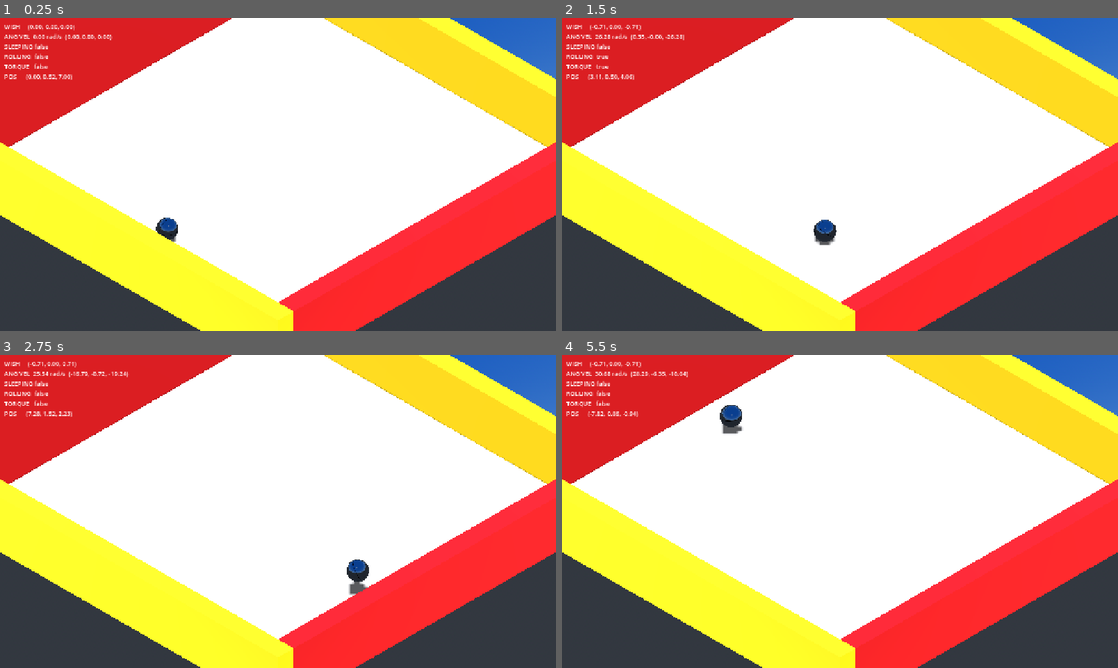
Above: before the commit, frames 1-4 (two rows, left to right).
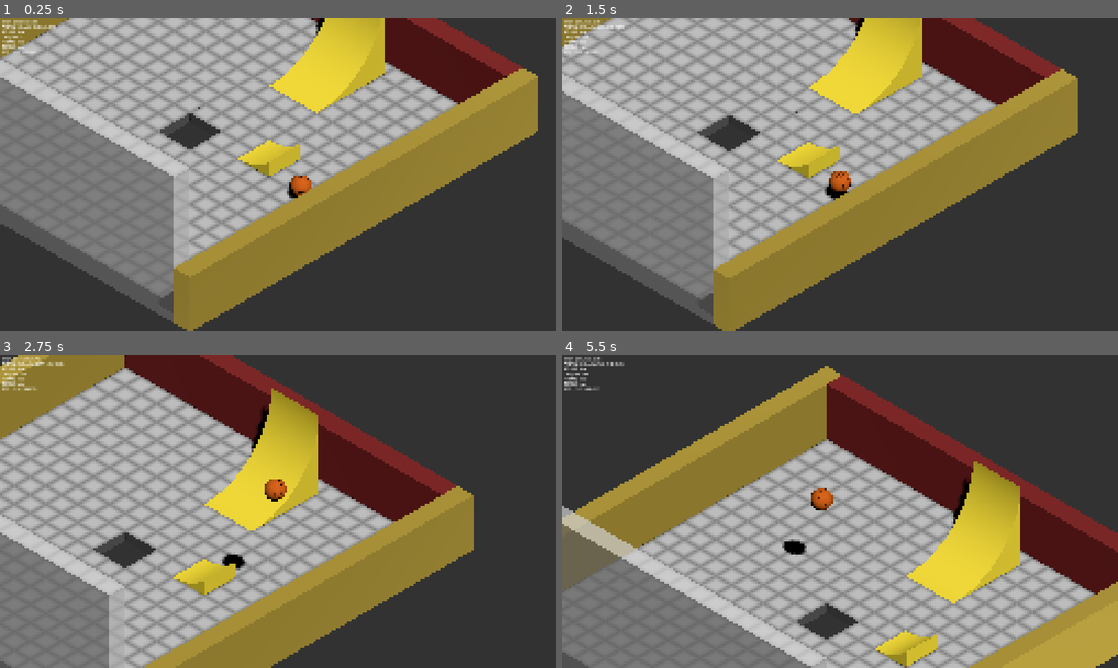
Above: after the commit, the same moments.

Repository: abyde/ball_game
Game: Godot game, scene res://scenes/main.tscn
Same seed, same stepped clock (60 frames per second), same inputs: the game is played once before the commit and once after it.
Inputs:
- Up to frame 1 (0.25 s): no input
- Up to frame 2 (1.5 s): hold D (roll_right) 0.53-1.28 s; hold Space (jump, bound only after the commit) 0.53-1.28 s; hold S (roll_backward) from 1.28 s (still down); tap Space (jump, bound only after the commit) at 1.35 s
- Up to frame 3 (2.75 s): tap Space (jump, bound only after the commit) at 1.52, 1.82 s; release S (roll_backward) at 2.03 s; hold D (roll_right) from 2.03 s (still down); hold Space (jump, bound only after the commit) from 2.03 s (still down)
- Up to frame 4 (5.5 s): release D (roll_right) at 2.78 s; release Space (jump, bound only after the commit) at 2.78 s; hold W (roll_forward) 2.78-3.53 s; tap Space (jump, bound only after the commit) at 2.85, 3.02, 3.32, 4.35, 4.52, 4.82 s; hold Space (jump, bound only after the commit) 3.53-4.28 s; hold A (roll_left) 3.53-5.03 s; hold S (roll_backward) from 5.03 s (still down); hold Space (jump, bound only after the commit) from 5.03 s (still down)

The runs differ from the first frame. In frame 1, 87% of the frame differs, in the area x 0-100%, y 0-100%; in frame 2, 89%; in frame 3, 93%; in frame 4, 100%.

Commit message:
Reorient camera, add ramps, jump, basketball ball, semi-transparent wall
Camera: flip ISO_DIR x-component so both world X and Z increase left-to-right
on screen. Movement directions in ball.gd updated to match. Sun re-angled via
editor gizmo to compensate.

Room 01: split monolithic floor into four sections (N/S/E/W strips) with a
custom grid shader. Added two quarter-pipe ramps (CurveRampEast,
CurveRampNorth) built by the new quarter_curve.gd procedural script. Renamed
WallWest → WallS with a semi-transparent material (transparency = Alpha) so
the ramp area behind it remains visible. New floor.gdshader and ramp.gdshader
added.

Ball: switched to basketball.gdshader with orange pebbled appearance. Added
spacebar jump mechanic (jump_strength = 5, 100 ms cooldown, only when grounded).
Reduced torque_strength 15 → 5.

Project: added jump input action (Space), raised directional shadow resolution
to 8192, updated viewport to 2560×1440.

Co-Authored-By: Claude Sonnet 4.6 <noreply@anthropic.com>

Diff:
--- a/project.godot
+++ b/project.godot
@@ -21,8 +21,8 @@
 
 [display]
 
-window/size/viewport_width=1280
-window/size/viewport_height=720
+window/size/viewport_width=2560
+window/size/viewport_height=1440
 window/stretch/mode="canvas_items"
 
 [input]
@@ -51,3 +51,12 @@
 , Object(InputEventKey,"resource_local_to_scene":false,"resource_name":"","device":-1,"window_id":0,"alt_pressed":false …(186 unchanged characters)…
 ]
 }
+jump={
+"deadzone": 0.5,
+"events": [Object(InputEventKey,"resource_local_to_scene":false,"resource_name":"","device":-1,"window_id":0,"alt_pressed":false,"shift_pressed":false,"ctrl_pressed":false,"meta_pressed":false,"pressed":false,"keycode":0,"physical_keycode":32,"key_label":0,"unicode":32,"location":0,"echo":false,"script":null)
+]
+}
+
+[rendering]
+
+lights_and_shadows/directional_shadow/size=8192
--- a/scenes/ball/ball.tscn
+++ b/scenes/ball/ball.tscn
@@ -1,7 +1,7 @@
 [gd_scene format=3 uid="uid://nj1ecwsfgtuc"]
 
 [ext_resource type="Script" uid="uid://bj70502dv61en" path="res://scripts/ball.gd" id="1_ball"]
-[ext_resource type="Shader" uid="uid://dmqb6fm32kspu" path="res://shaders/boule.gdshader" id="3_shader"]
+[ext_resource type="Shader" uid="uid://dc1pl1qgxs8um" path="res://shaders/basketball.gdshader" id="3_shader"]
 
 [sub_resource type="PhysicsMaterial" id="PhysicsMaterial_1"]
 rough = true
@@ -14,12 +14,12 @@
 [sub_resource type="ShaderMaterial" id="BouleMat_1"]
 render_priority = 0
 shader = ExtResource("3_shader")
-shader_parameter/ball_color = Color(0.7, 0.72, 0.75, 1)
-shader_parameter/ridge_color = Color(0.1, 0.1, 0.11, 1)
-shader_parameter/ridge_width = 0.04
-shader_parameter/metallic_val = 0.92
-shader_parameter/roughness_val = 0.08
-shader_parameter/ridge_depth = 0.8
+shader_parameter/ball_color = Color(0.82, 0.36, 0.07, 1)
+shader_parameter/seam_color = Color(0.07, 0.04, 0.02, 1)
+shader_parameter/seam_width = 0.04
+shader_parameter/pebble_amount = 0.055
+shader_parameter/roughness_val = 0.78
+shader_parameter/specular_val = 0.22
 
 [node name="Ball" type="RigidBody3D" unique_id=222043442]
 physics_material_override = SubResource("PhysicsMaterial_1")
--- a/scenes/main.tscn
+++ b/scenes/main.tscn
@@ -14,15 +14,13 @@
 sky_material = SubResource("SkyMat_1")
 
 [sub_resource type="Environment" id="Environment_1"]
-background_mode = 2
+background_mode = 1
+background_color = Color(0.19434926, 0.19434929, 0.1943492, 1)
 sky = SubResource("Sky_1")
 ambient_light_source = 2
 ambient_light_color = Color(1, 1, 1, 1)
-ambient_light_energy = 0.1
+ambient_light_energy = 0.0
 ssr_enabled = true
-ssr_max_steps = 64
-ssr_fade_in = 0.15
-ssr_fade_out = 2.0
 ssr_depth_tolerance = 0.2
 
 [node name="Main" type="Node3D" unique_id=1299380502]
@@ -32,13 +30,16 @@
 environment = SubResource("Environment_1")
 
 [node name="Sun" type="DirectionalLight3D" parent="." unique_id=349709971]
-transform = Transform3D(0.70710677, -0.579228, 0.4055798, 0, 0.57357645, 0.81915206, -0.70710677, -0.579228, 0.4055798, 0, 0, 0)
-light_energy = 0.9
+transform = Transform3D(0.9241598, 0.3129211, -0.21910961, 9.8958175e-09, 0.5735764, 0.8191521, 0.382006, -0.75702757, 0.53007627, 0, 0, 0)
 shadow_enabled = true
+shadow_blur = 0.7
+directional_shadow_max_distance = 30.0
+sky_mode = 1
 
 [node name="Camera3D" type="Camera3D" parent="." unique_id=1929300971]
 script = ExtResource("2_cam")
 
 [node name="Ball" parent="." unique_id=493170629 instance=ExtResource("3_ball")]
+transform = Transform3D(0.69958854, 0, 0.71454597, 0, 1, 0, -0.71454597, 0, 0.69958854, 0, 0, 0)
 
 [node name="RoomContainer" type="Node3D" parent="." unique_id=2027550678]
--- a/scenes/rooms/room_01.tscn
+++ b/scenes/rooms/room_01.tscn
@@ -1,20 +1,31 @@
 [gd_scene format=3 uid="uid://buxops3344ec0"]
 
 [ext_resource type="Script" uid="uid://derrbg6tkwoxm" path="res://scripts/exit_trigger.gd" id="1_exit"]
+[ext_resource type="Shader" uid="uid://84geo1wsyyit" path="res://shaders/floor.gdshader" id="2_floor"]
+[ext_resource type="Script" uid="uid://3nejjg2nd0bs" path="res://scripts/quarter_curve.gd" id="3_ramp"]
 
 [sub_resource type="PhysicsMaterial" id="FloorPhys"]
 friction = 0.7
 bounce = 0.1
 
-[sub_resource type="BoxShape3D" id="FloorShape"]
-size = Vector3(20, 0.5, 20)
-
-[sub_resource type="BoxMesh" id="FloorMesh"]
-size = Vector3(20, 0.5, 20)
-
-[sub_resource type="StandardMaterial3D" id="FloorMat"]
-albedo_color = Color(1, 1, 1, 1)
-roughness = 0.85
+[sub_resource type="BoxShape3D" id="FloorShapeNS"]
+size = Vector3(20, 0.5, 9)
+
+[sub_resource type="BoxMesh" id="FloorMeshNS"]
+size = Vector3(20, 0.5, 9)
+
+[sub_resource type="ShaderMaterial" id="FloorMat"]
+render_priority = 0
+shader = ExtResource("2_floor")
+shader_parameter/base_color = Color(0.8, 0.8, 0.8, 1)
+shader_parameter/line_color = Color(0.35, 0.35, 0.35, 1)
+shader_parameter/line_width = 0.05
+
+[sub_resource type="BoxShape3D" id="FloorShapeEW"]
+size = Vector3(9, 0.5, 2)
+
+[sub_resource type="BoxMesh" id="FloorMeshEW"]
+size = Vector3(9, 0.5, 2)
 
 [sub_resource type="PhysicsMaterial" id="PhysicsMaterial_1ydvn"]
 bounce = 0.4
@@ -26,11 +37,7 @@
 size = Vector3(22, 3, 1)
 
 [sub_resource type="StandardMaterial3D" id="WallMat"]
-albedo_color = Color(1.0, 0.85, 0.0, 1)
-roughness = 0.9
-
-[sub_resource type="StandardMaterial3D" id="WallMatEW"]
-albedo_color = Color(0.85, 0.1, 0.1, 1)
+albedo_color = Color(0.7, 0.6, 0.2, 1)
 roughness = 0.9
 
 [sub_resource type="PhysicsMaterial" id="PhysicsMaterial_bbo4o"]
@@ -42,30 +49,75 @@
 [sub_resource type="BoxMesh" id="WallMeshEW"]
 size = Vector3(1, 3, 20)
 
+[sub_resource type="StandardMaterial3D" id="WallMatEW"]
+albedo_color = Color(0.5, 0.1, 0.1, 1)
+roughness = 0.9
+
+[sub_resource type="BoxShape3D" id="WallShapeS"]
+size = Vector3(1, 12, 20)
+
+[sub_resource type="BoxMesh" id="WallMeshS"]
+size = Vector3(1, 8, 20)
+
+[sub_resource type="StandardMaterial3D" id="WallMatS"]
+transparency = 1
+albedo_color = Color(0.9, 0.9, 0.9, 0.7)
+roughness = 0.1
+
 [sub_resource type="BoxShape3D" id="ExitShapeNS"]
 size = Vector3(20, 4, 1)
 
 [sub_resource type="BoxShape3D" id="ExitShapeEW"]
 size = Vector3(1, 4, 20)
 
-[sub_resource type="BoxShape3D" id="WallShapeWest"]
-size = Vector3(1, 12, 20)
-
-[sub_resource type="BoxMesh" id="WallMeshWest"]
-size = Vector3(1, 12, 20)
-
 [node name="Room01" type="Node3D" unique_id=1430543274]
 
-[node name="Floor" type="StaticBody3D" parent="." unique_id=805589491]
-transform = Transform3D(1, 0, 0, 0, 1, 0, 0, 0, 1, 0, -0.25, 0)
-physics_material_override = SubResource("FloorPhys")
-
-[node name="Shape" type="CollisionShape3D" parent="Floor" unique_id=735772868]
-shape = SubResource("FloorShape")
-
-[node name="Mesh" type="MeshInstance3D" parent="Floor" unique_id=197127806]
-gi_mode = 0
-mesh = SubResource("FloorMesh")
+[node name="FloorNorth" type="StaticBody3D" parent="." unique_id=100000001]
+transform = Transform3D(1, 0, 0, 0, 1, 0, 0, 0, 1, 0, -0.25, -5.5)
+physics_material_override = SubResource("FloorPhys")
+
+[node name="Shape" type="CollisionShape3D" parent="FloorNorth" unique_id=100000002]
+shape = SubResource("FloorShapeNS")
+
+[node name="Mesh" type="MeshInstance3D" parent="FloorNorth" unique_id=100000003]
+gi_mode = 0
+mesh = SubResource("FloorMeshNS")
+surface_material_override/0 = SubResource("FloorMat")
+
+[node name="FloorSouth" type="StaticBody3D" parent="." unique_id=100000004]
+transform = Transform3D(1, 0, 0, 0, 1, 0, 0, 0, 1, 0, -0.25, 5.5)
+physics_material_override = SubResource("FloorPhys")
+
+[node name="Shape" type="CollisionShape3D" parent="FloorSouth" unique_id=100000005]
+shape = SubResource("FloorShapeNS")
+
+[node name="Mesh" type="MeshInstance3D" parent="FloorSouth" unique_id=100000006]
+gi_mode = 0
+mesh = SubResource("FloorMeshNS")
+surface_material_override/0 = SubResource("FloorMat")
+
+[node name="FloorWest" type="StaticBody3D" parent="." unique_id=100000007]
+transform = Transform3D(1, 0, 0, 0, 1, 0, 0, 0, 1, -5.5, -0.25, 0)
+physics_material_override = SubResource("FloorPhys")
+
+[node name="Shape" type="CollisionShape3D" parent="FloorWest" unique_id=100000008]
+shape = SubResource("FloorShapeEW")
+
+[node name="Mesh" type="MeshInstance3D" parent="FloorWest" unique_id=100000009]
+gi_mode = 0
+mesh = SubResource("FloorMeshEW")
+surface_material_override/0 = SubResource("FloorMat")
+
+[node name="FloorEast" type="StaticBody3D" parent="." unique_id=100000010]
+transform = Transform3D(1, 0, 0, 0, 1, 0, 0, 0, 1, 5.5, -0.25, 0)
+physics_material_override = SubResource("FloorPhys")
+
+[node name="Shape" type="CollisionShape3D" parent="FloorEast" unique_id=100000011]
+shape = SubResource("FloorShapeEW")
+
+[node name="Mesh" type="MeshInstance3D" parent="FloorEast" unique_id=100000012]
+gi_mode = 0
+mesh = SubResource("FloorMeshEW")
 surface_material_override/0 = SubResource("FloorMat")
 
 [node name="WallNorth" type="StaticBody3D" parent="." unique_id=1194882188]
@@ -103,16 +155,16 @@
 mesh = SubResource("WallMeshEW")
 surface_material_override/0 = SubResource("WallMatEW")
 
-[node name="WallWest" type="StaticBody3D" parent="." unique_id=1302384742]
-transform = Transform3D(1, 0, 0, 0, 1, 0, 0, 0, 1, -10.5, 6.0, 0)
-
-[node name="Shape" type="CollisionShape3D" parent="WallWest" unique_id=1138129532]
-shape = SubResource("WallShapeWest")
-
-[node name="Mesh" type="MeshInstance3D" parent="WallWest" unique_id=1565789233]
-gi_mode = 0
-mesh = SubResource("WallMeshWest")
-surface_material_override/0 = SubResource("WallMatEW")
+[node name="WallS" type="StaticBody3D" parent="." unique_id=1302384742]
+transform = Transform3D(1, 0, 0, 0, 1, 0, 0, 0, 1, -10.5, 4, 0)
+
+[node name="Shape" type="CollisionShape3D" parent="WallS" unique_id=1138129532]
+shape = SubResource("WallShapeS")
+
+[node name="Mesh" type="MeshInstance3D" parent="WallS" unique_id=1565789233]
+gi_mode = 0
+mesh = SubResource("WallMeshS")
+surface_material_override/0 = SubResource("WallMatS")
 
 [node name="ExitNorth" type="Area3D" parent="." unique_id=1907895781]
 transform = Transform3D(1, 0, 0, 0, 1, 0, 0, 0, 1, 0, 1, -8.5)
@@ -145,5 +197,20 @@
 [node name="Shape" type="CollisionShape3D" parent="ExitWest" unique_id=1071255601]
 shape = SubResource("ExitShapeEW")
 
+[node name="CurveRampEast" type="StaticBody3D" parent="." unique_id=300000001]
+transform = Transform3D(1, 0, 0, 0, 1, 0, 0, 0, 1, 0, 0, 3)
+script = ExtResource("3_ramp")
+x_max = 2.0
+z_high = 2.0
+y_high = 2.0
+
+[node name="CurveRampNorth" type="StaticBody3D" parent="." unique_id=300000002]
+transform = Transform3D(0, 0, 1, 0, 1, 0, 1, 0, 0, 5, 0, 0)
+script = ExtResource("3_ramp")
+x_max = 3.0
+z_high = 3.0
+y_high = 3.0
+sweep = 1.57
+
 [node name="BallStart" type="Node3D" parent="." unique_id=228539343]
 transform = Transform3D(1, 0, 0, 0, 1, 0, 0, 0, 1, 0, 0, 7)
--- a/scripts/ball.gd
+++ b/scripts/ball.gd
@@ -1,7 +1,7 @@
 extends RigidBody3D
 
 ## Torque applied per physics frame in response to player input.
-@export var torque_strength: float = 15.0
+@export var torque_strength: float = 5.0
 
 ## Maximum angular speed (rad/s) the player input can spin the ball to.
 ## Does not cap physics-induced spinning (e.g. bouncing off walls).
@@ -11,11 +11,19 @@
 ## In air, damping is 0 — the ball spins freely (conservation of momentum).
 @export var rolling_damp: float = 0.99
 
+## Upward impulse applied when the player jumps (N·s; with mass=1 kg this equals m/s).
+@export var jump_strength: float = 5.0
+
+# timestamp of last jump
+var _last_jumped: int
+# 100 milliseconds cool-down on jumping
+const jump_cooldown: int = 100
+
 # ── Isometric world-space movement directions ────────────────────────────────
-const ISO_FWD   := Vector3(  0.707107, 0.0,  0.707107)  # W  / Up arrow
-const ISO_BACK  := Vector3( -0.707107, 0.0, -0.707107)  # S  / Down arrow
-const ISO_LEFT  := Vector3(  0.707107, 0.0, -0.707107)  # A  / Left arrow
-const ISO_RIGHT := Vector3( -0.707107, 0.0,  0.707107)  # D  / Right arrow
+const ISO_FWD   := Vector3( -0.707107, 0.0,  0.707107)  # W  / Up arrow
+const ISO_BACK  := Vector3(  0.707107, 0.0, -0.707107)  # S  / Down arrow
+const ISO_LEFT  := Vector3(  0.707107, 0.0,  0.707107)  # A  / Left arrow
+const ISO_RIGHT := Vector3( -0.707107, 0.0, -0.707107)  # D  / Right arrow
 
 ## Emitted when the ball falls through the death plane (y < -20).
 signal fell_off_world
@@ -38,9 +46,7 @@
 	_contact_ids.resize(_num_contacts)
 	for i in _num_contacts:
 		_contact_ids[i] = state.get_contact_collider(i)
-
 	_rolling = _num_contacts > 0
-
 
 func _physics_process(_delta: float) -> void:
 	# ── Gather input ─────────────────────────────────────────────────────────
@@ -67,6 +73,16 @@
 	if _rolling:
 		angular_velocity = angular_velocity * rolling_damp
 
+	# ── Jump ─────────────────────────────────────────────────────────────────
+	var jump_pressed = Input.is_action_pressed("jump")
+	# Input.is_action_just_pressed("jump"):
+	var jumping = false
+	var now = Time.get_ticks_msec()
+	if _rolling and jump_pressed and now > _last_jumped + jump_cooldown:
+		_last_jumped = now
+		jumping = true
+		apply_central_impulse(Vector3.UP * jump_strength)
+
 	# ── Death plane ───────────────────────────────────────────────────────────
 	if global_position.y < -20.0:
 		fell_off_world.emit()
@@ -75,8 +91,9 @@
 	_dbg_label.text = (
 		"WISH     %s\n" % _fmt(wish) +
 		"ANG VEL  %.2f rad/s  %s\n" % [angular_velocity.length(), _fmt(angular_velocity)] +
-		"SLEEPING %s\n" % sleeping +
 		"ROLLING  %s\n" % _rolling +
+		"LAST JUMP %s\n" % _last_jumped +
+		"JUMPING  %s\n" % jumping +
 		"TORQUE   %s\n" % _dbg_torque_applied +
 		"POS      %s" % _fmt(global_position)
 #		+ "\nContacts %s" % _num_contacts
--- a/scripts/camera_iso.gd
+++ b/scripts/camera_iso.gd
@@ -13,8 +13,9 @@
 @export var view_size: float = 14.0
 
 # Camera sits at  target + ISO_DIR * view_distance  and looks back toward target.
-# (1,1,1) normalized = the classic isometric view axis (45° yaw, ~35.26° pitch).
-const _ISO_DIR := Vector3(0.577350, 0.577350, 0.577350)
+# (-1,1,1) normalized: camera is left-back-above, giving screen-right = (+x,0,+z)/√2
+# so both world X and world Z increase from left to right on screen.
+const _ISO_DIR := Vector3(-0.577350, 0.577350, 0.577350)
 
 func _ready() -> void:
 	projection = PROJECTION_ORTHOGONAL
@@ -36,6 +37,6 @@
 	global_position = center + _ISO_DIR * view_distance
 	# look_at the point directly below the camera along the iso axis.
 	# Using Vector3.UP as the "up" hint gives the standard iso orientation:
-	#   screen-right  = world (1, 0, -1) / sqrt(2)
-	#   screen-up     = world (-1, 2, -1) / sqrt(6)
+	#   screen-right  = world (1, 0,  1) / sqrt(2)
+	#   screen-up     = world (1, 2, -1) / sqrt(6)
 	look_at(center, Vector3.UP)
--- /dev/null
+++ b/scripts/quarter_curve.gd
@@ -0,0 +1,127 @@
+extends StaticBody3D
+# Procedural quarter pipe (circular prism) ramp.
+# Builds its own ArrayMesh and ConcavePolygonShape3D from the export parameters.
+# Attach this script to a StaticBody3D node; no children needed in the scene.
+
+@export var x_min  : float = 0.0
+@export var x_max  : float = 1.0
+@export var z_low  : float = 0.0  # z at the low/front end  (y = y_low)
+@export var z_high : float = 1.0  # z at the high/back end  (y = y_high)
+@export var y_low  : float = 0.0
+@export var y_high : float = 1.0
+@export var segments : int = 10
+
+# must be less than or equal to PI/2 or weird shit will happen
+@export var sweep  : float = PI/4
+
+func _ready() -> void:
+	_build()
+
+const sq2 = sqrt(2)
+
+func _build() -> void:
+	# we're doing a quarter circle, so z_high is at z_low + z_scale/sqrt(2)
+	# ... same for y
+	var z_scale = (z_high - z_low)*sq2
+	var y_scale = (y_high - y_low)*sq2
+	# center is at z_low, y_low + y_scale
+	var cy = y_low + y_scale
+	var angle_per_face = sweep/segments
+
+	#
+	# .
+	# |\
+	# | \
+	# |  \
+	# +--^
+	# faces must be wound anti-clockwise
+	# (segments+1) curve rings; side faces and end face
+	var v : Array[Vector3] = []
+	var b : Array[Vector3] = []
+	# Exact outward-pointing surface normals at each curve ring vertex.
+	# At angle a on a cylinder of this orientation: n = (0, cos(a), -sin(a)).
+	var vn : Array[Vector3] = []
+
+	var size = 2*(segments+1)
+	v.resize(size)
+	b.resize(size)
+	vn.resize(segments+1)
+
+	for f in segments+1:
+		var i = 2*f
+		var angle = f * angle_per_face
+		v[i]   = Vector3(x_min, cy - y_scale * cos(angle), z_low + z_scale * sin(angle))
+		v[i+1] = Vector3(x_max, v[i].y, v[i].z)
+		b[i]   = Vector3(x_min, y_low, v[i].z)
+		b[i+1] = Vector3(x_max, y_low, v[i].z)
+		vn[f]  = Vector3(0.0, cos(angle), -sin(angle))
+
+	# ── Accumulate geometry ───────────────────────────────────────────────────
+	var vdata : Array[Vector3] = []
+	var ndata : Array[Vector3] = []
+
+	var left  = Vector3(-1.0, 0.0, 0.0)
+	var right = Vector3( 1.0, 0.0, 0.0)
+	for f in segments:
+		var i = 2*f
+		# left side, top (smooth), right side
+		_quad(vdata, ndata, v[i],   b[i],   b[i+2], v[i+2], left)
+		_smooth_quad(vdata, ndata, v[i+1], v[i], v[i+2], v[i+3], vn[f], vn[f+1])
+		_quad(vdata, ndata, b[i+3], b[i+1], v[i+1], v[i+3], right)
+
+	# back side
+	_quad(vdata, ndata, b[size-2], b[size-1], v[size-1], v[size-2], Vector3(0.0, 0.0, 1.0))
+
+	# ── Build ArrayMesh ───────────────────────────────────────────────────────
+	var arrays : Array = []
+	arrays.resize(Mesh.ARRAY_MAX)
+	arrays[Mesh.ARRAY_VERTEX] = PackedVector3Array(vdata)
+	arrays[Mesh.ARRAY_NORMAL] = PackedVector3Array(ndata)
+
+	var arr_mesh := ArrayMesh.new()
+	arr_mesh.add_surface_from_arrays(Mesh.PRIMITIVE_TRIANGLES, arrays)
+
+	var mat := StandardMaterial3D.new()
+	mat.albedo_color = Color(1.0, 0.9, 0.2)
+	mat.roughness = 0.8
+
+	var mi := MeshInstance3D.new()
+	mi.mesh = arr_mesh
+	mi.set_surface_override_material(0, mat)
+	add_child(mi)
+
+	# ── Concave trimesh collision shape ────────────────────────────────────────
+	# ConcavePolygonShape3D matches the exact triangle geometry, so the ball
+	# rolls on the true curved surface rather than the convex hull.
+	var shape := ConcavePolygonShape3D.new()
+	shape.backface_collision = true
+	shape.set_faces(PackedVector3Array(vdata))
+	var cs := CollisionShape3D.new()
+	cs.shape = shape
+	add_child(cs)
+
+# ── Geometry helpers ──────────────────────────────────────────────────────────
+
+func _quad(vdata: Array[Vector3], ndata: Array[Vector3],
+		a: Vector3, b: Vector3, c: Vector3, d: Vector3, n: Vector3) -> void:
+	for pt in [a, c, b, a, d, c]:
+		vdata.append(pt)
+		ndata.append(n)
+
+# Curved quad with per-vertex normals that vary linearly across the arc:
+# n_start is applied at vertices a and b (start of arc segment),
+# n_end is applied at vertices c and d (end of arc segment).
+# Winding is identical to _quad: triangles [a,c,b] and [a,d,c].
+func _smooth_quad(vdata: Array[Vector3], ndata: Array[Vector3],
+		a: Vector3, b: Vector3, c: Vector3, d: Vector3,
+		n_start: Vector3, n_end: Vector3) -> void:
+	for pt_n in [[a, n_start], [c, n_end], [b, n_start],
+				 [a, n_start], [d, n_end], [c, n_end]]:
+		vdata.append(pt_n[0])
+		ndata.append(pt_n[1])
+
+func _tri(vdata: Array[Vector3], ndata: Array[Vector3],
+		a: Vector3, b: Vector3, c: Vector3, n: Vector3) -> void:
+	for pt in [a, c, b]:
+		vdata.append(pt)
+		ndata.append(n)
--- /dev/null
+++ b/scripts/ramp.gd
@@ -0,0 +1,87 @@
+extends StaticBody3D
+# Procedural wedge (triangular prism) ramp.
+# Builds its own ArrayMesh and ConvexPolygonShape3D from the export parameters.
+# Attach this script to a StaticBody3D node; no children needed in the scene.
+
+@export var x_min  : float = -3.0
+@export var x_max  : float = -1.0
+@export var z_low  : float = -4.0  # z at the low/front end  (y = y_low)
+@export var z_high : float =  1.0  # z at the high/back end  (y = y_high)
+@export var y_low  : float =  0.0
+@export var y_high : float =  2.0
+
+func _ready() -> void:
+	_build()
+
+func _build() -> void:
+	# ── Six corners of the triangular prism ───────────────────────────────────
+	#
+	#     4 ────── 5        ← y_high, z_high
+	#    /|       /|
+	#   / |      / |
+	#  2 ─┼──── 3  |        ← y_low,  z_high
+	#  |  0 ────|─ 1        ← y_low,  z_low   (knife edge — height = 0 here)
+	#  | /      | /
+	#  |/       |/
+	#  (no top-front edge — it's a wedge)
+	#
+	var v : Array[Vector3] = [
+		Vector3(x_min, y_low,  z_low ),  # 0  front-left
+		Vector3(x_max, y_low,  z_low ),  # 1  front-right
+		Vector3(x_min, y_low,  z_high),  # 2  back-left-bottom
+		Vector3(x_max, y_low,  z_high),  # 3  back-right-bottom
+		Vector3(x_min, y_high, z_high),  # 4  back-left-top
+		Vector3(x_max, y_high, z_high),  # 5  back-right-top
+	]
+
+	# ── Normals ───────────────────────────────────────────────────────────────
+	# Inclined surface normal: perpendicular to the slope, pointing up-forward.
+	var ramp_n := Vector3(0.0, z_high - z_low, -(y_high - y_low)).normalized()
+
+	# ── Accumulate geometry ───────────────────────────────────────────────────
+	var vdata : Array[Vector3] = []
+	var ndata : Array[Vector3] = []
+
+	_quad(vdata, ndata, v[0], v[4], v[5], v[1], ramp_n)              # incline
+	_quad(vdata, ndata, v[2], v[3], v[5], v[4], Vector3(0, 0,  1))    # back wall
+	_tri (vdata, ndata, v[0], v[2], v[4], Vector3(-1, 0, 0))          # left side
+	_tri (vdata, ndata, v[1], v[5], v[3], Vector3( 1, 0, 0))          # right side
+
+	# ── Build ArrayMesh ───────────────────────────────────────────────────────
+	var arrays : Array = []
+	arrays.resize(Mesh.ARRAY_MAX)
+	arrays[Mesh.ARRAY_VERTEX] = PackedVector3Array(vdata)
+	arrays[Mesh.ARRAY_NORMAL] = PackedVector3Array(ndata)
+
+	var arr_mesh := ArrayMesh.new()
+	arr_mesh.add_surface_from_arrays(Mesh.PRIMITIVE_TRIANGLES, arrays)
+
+	var mat := StandardMaterial3D.new()
+	mat.albedo_color = Color(0.1, 0.7, 0.2)
+	mat.roughness = 0.8
+
+	var mi := MeshInstance3D.new()
+	mi.mesh = arr_mesh
+	mi.set_surface_override_material(0, mat)
+	add_child(mi)
+
+	# ── Convex collision shape ─────────────────────────────────────────────────
+	var shape := ConvexPolygonShape3D.new()
+	shape.points = PackedVector3Array(v)
+	var cs := CollisionShape3D.new()
+	cs.shape = shape
+	add_child(cs)
+
+# ── Geometry helpers ──────────────────────────────────────────────────────────
+
+func _quad(vdata: Array[Vector3], ndata: Array[Vector3],
+		a: Vector3, b: Vector3, c: Vector3, d: Vector3, n: Vector3) -> void:
+	for pt in [a, c, b, a, d, c]:
+		vdata.append(pt)
+		ndata.append(n)
+
+func _tri(vdata: Array[Vector3], ndata: Array[Vector3],
+		a: Vector3, b: Vector3, c: Vector3, n: Vector3) -> void:
+	for pt in [a, c, b]:
+		vdata.append(pt)
+		ndata.append(n)
--- a/scripts/room_manager.gd
+++ b/scripts/room_manager.gd
@@ -24,7 +24,8 @@
 var _transitioning: bool     = false
 
 func _ready() -> void:
-	_camera.target = _room_container
+	#_camera.target = _room_container
+	_camera.target = _ball
 	_ball.fell_off_world.connect(_respawn_ball)
 	_load_room(_current_room_id)
 
--- a/shaders/boule.gdshader
+++ b/shaders/boule.gdshader
@@ -1,7 +1,7 @@
 shader_type spatial;
 
 // ── Appearance parameters (editable in the Inspector) ─────────────────────────
-uniform vec4  ball_color    : source_color = vec4(0.90, 0.92, 0.95, 1.0);  // steel grey
+uniform vec4  ball_color    : source_color = vec4(0.95, 0.97, 0.98, 1.0);  // steel grey
 uniform vec4  ridge_color   : source_color = vec4(0.10, 0.10, 0.11, 1.0);  // dark groove
 uniform float ridge_width   : hint_range(0.005, 0.15) = 0.04;
 uniform float metallic_val  : hint_range(0.0, 1.0)    = 0.92;
@@ -40,12 +40,8 @@
 	float ridge = 1.0 - smoothstep(0.0, ridge_width, d);   // 1 on ridge, 0 off
 
 	ALBEDO    = clamp(mix(ball_color.rgb, ridge_color.rgb, ridge), 0.0, 1.0);
-	//METALLIC  = metallic_val  * (1.0 - ridge * ridge_depth);
-	//ROUGHNESS = roughness_val + ridge * ridge_depth * 0.7;
-	//SPECULAR  = 0.5;
-
+	//ALBEDO    = clamp(ball_color.rgb, 0.0, 1.0);
 	METALLIC  = 1.0;
-	ROUGHNESS = 0.0;
-	SPECULAR  = 0.0;
-
+	ROUGHNESS = 0.1;
+	SPECULAR  = 0.1;
 }
--- /dev/null
+++ b/shaders/floor.gdshader
@@ -0,0 +1,29 @@
+shader_type spatial;
+
+uniform vec4 base_color : source_color = vec4(0.8, 0.8, 0.8, 1.0);
+uniform vec4 line_color : source_color = vec4(0.35, 0.35, 0.35, 1.0);
+uniform float line_width : hint_range(0.005, 0.25) = 0.05;
+
+// World-space position so grid lines stay aligned across multiple floor pieces.
+varying vec3 world_pos;
+
+void vertex() {
+	world_pos = (MODEL_MATRIX * vec4(VERTEX, 1.0)).xyz;
+}
+
+// Returns 1.0 on a grid line, 0.0 away from it.
+float grid_line(float coord) {
+	float f      = fract(coord);
+	float d      = min(f, 1.0 - f);
+	float half_w = line_width * 0.5;
+	float aa     = fwidth(coord) * 1.5;
+	return 1.0 - smoothstep(half_w - aa, half_w + aa, d);
+}
+
+void fragment() {
+	float on_line = max(grid_line(world_pos.x), grid_line(world_pos.z));
+
+	ALBEDO    = mix(base_color.rgb, line_color.rgb, on_line);
+	ROUGHNESS = 0.9;
+	METALLIC  = 0.0;
+}
--- /dev/null
+++ b/shaders/ramp.gdshader
@@ -0,0 +1,11 @@
+shader_type spatial;
+// render_mode blend_mix, depth_draw_opaque, cull_back;
+
+uniform vec4 tint : source_color = vec4(0.1, 0.8, 0.6, 1.0);
+
+void fragment() {
+	ALBEDO    = tint.rgb;
+	ROUGHNESS = 0.15;
+	METALLIC  = 0.0;
+	ALPHA     = 1.0;
+}
Not shown, added: scripts/quarter_curve.gd.uid
Not shown, added: scripts/ramp.gd.uid
Not shown, added: shaders/floor.gdshader.uid
Not shown, added: shaders/ramp.gdshader.uid
